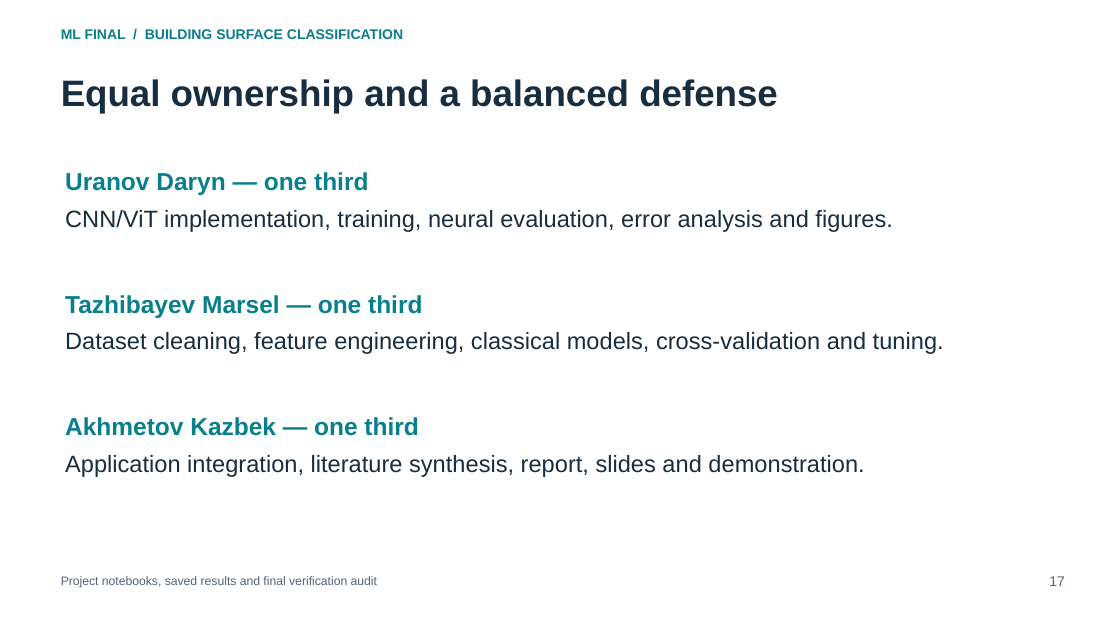
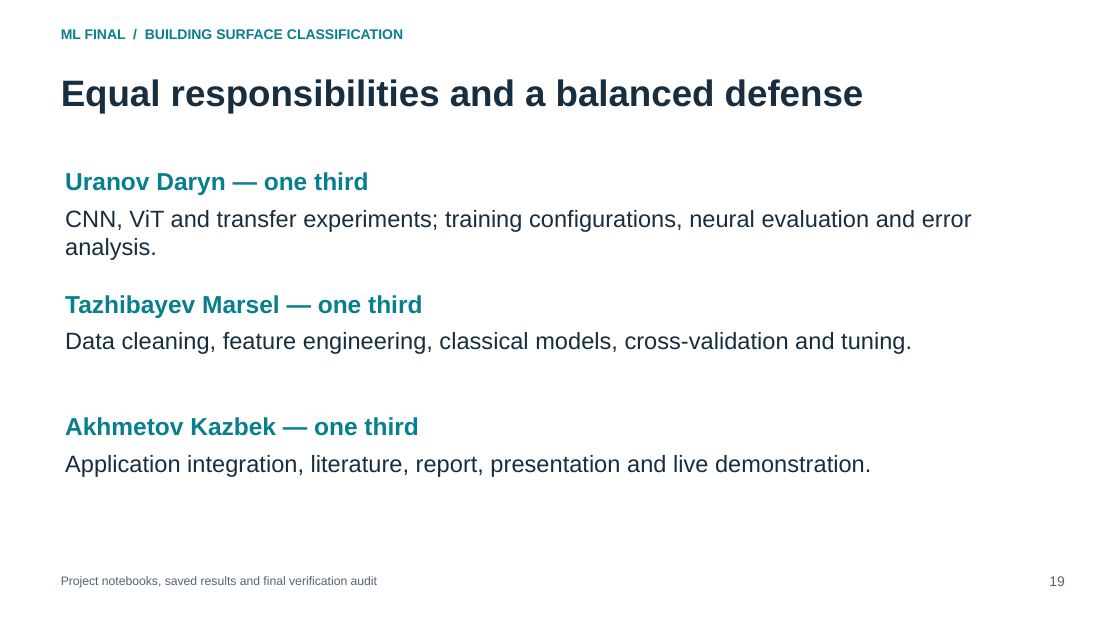
Before and after one commit to darau77/Finalski, a slide deck: slide 19 of docs/Final_Presentation.pptx (slide 17 before the commit). Drawn at 1120x630 pixels with LibreOffice and Linux fonts; fonts in the diff are those of the drawing. Boxes give left, top, right and bottom in pixels: in the first picture for what was removed or moved away, otherwise in the second. Text is boxed around its words. In the diff, an @@ line names an element or a change of style, - is before the commit and + after.

Commit message:
Consolidate final study, unified demo, report and presentation

```diff
--- a/docs/Final_Presentation.pptx
+++ b/docs/Final_Presentation.pptx
@@ text at (x1=61, y1=79, x2=864, y2=113): text changed @@
-Equal ownership and a balanced defense
+Equal responsibilities and a balanced defense
@@ text at (x1=65, y1=210, x2=972, y2=260): text changed @@
-CNN/ViT implementation, training, neural evaluation, error analysis and figures.
+CNN, ViT and transfer experiments; training configurations, neural evaluation and error analysis.
@@ text at (x1=65, y1=332, x2=912, y2=354): text changed @@
-Dataset cleaning, feature engineering, classical models, cross-validation and tuning.
+Data cleaning, feature engineering, classical models, cross-validation and tuning.
@@ text at (x1=65, y1=455, x2=871, y2=477): text changed @@
-Application integration, literature synthesis, report, slides and demonstration.
+Application integration, literature, report, presentation and live demonstration.
@@ text at (x1=1049, y1=576, x2=1065, y2=586): text changed @@
-17
+19
```
Also in this commit, not shown: 18 other slides changed, 4 slides added, 1 slide removed, 25 other files.
